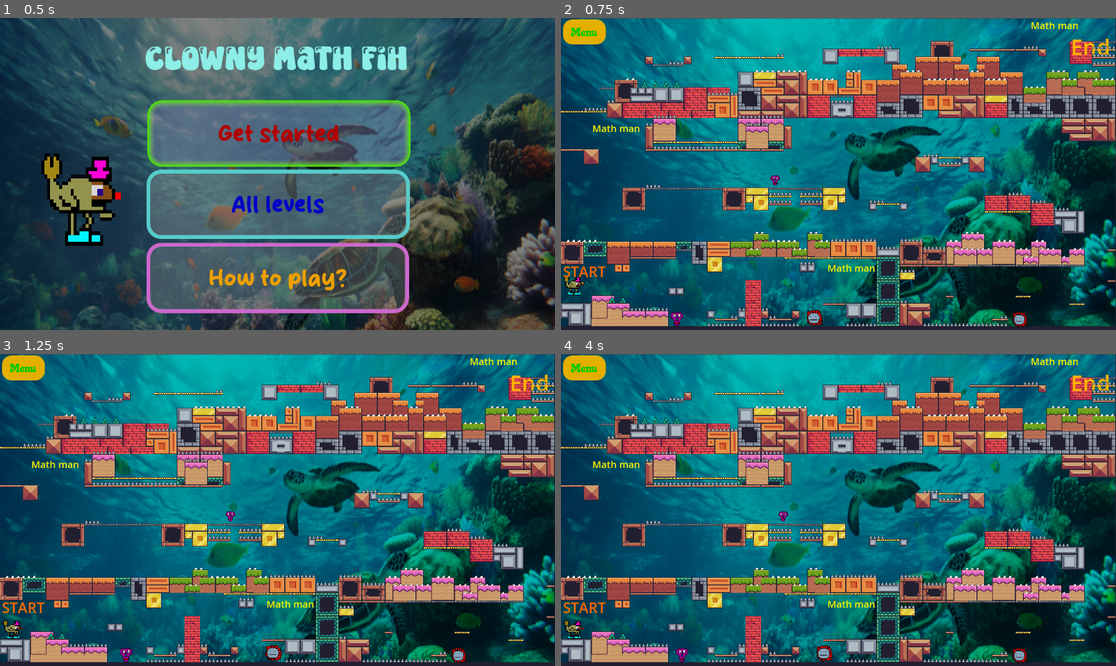
Above: before the commit, frames 1-4 (two rows, left to right).
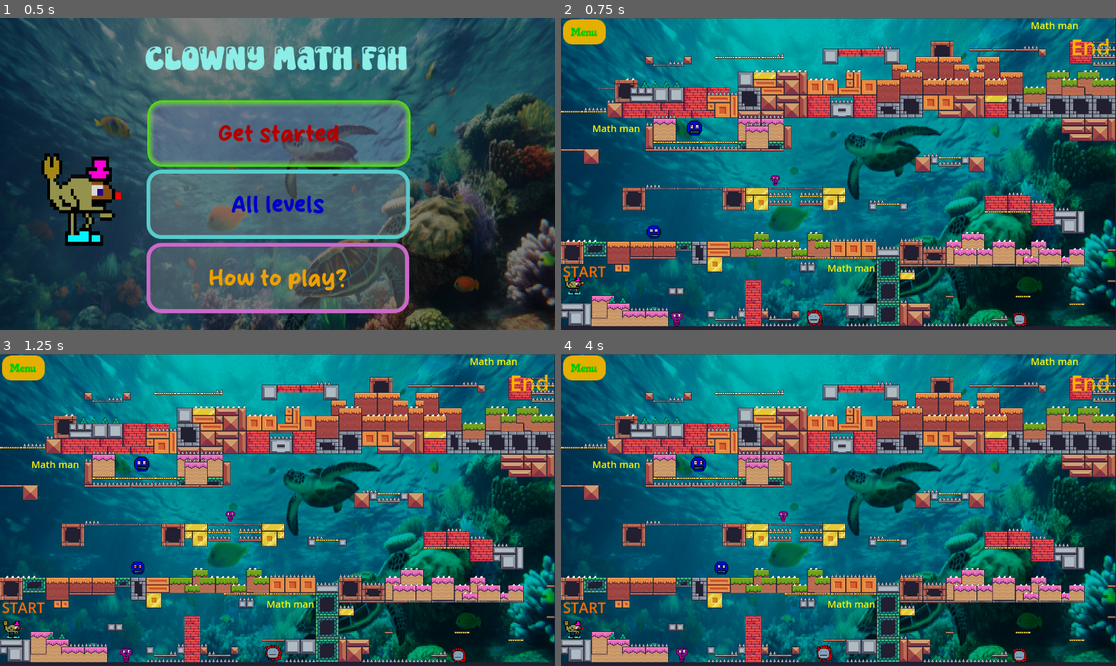
Above: after the commit, the same moments.

Repository: Miguella297/clowny-math-fih
Game: Godot game, scene res://Main menu.tscn
Same seed, same stepped clock (60 frames per second), same inputs: the game is played once before the commit and once after it.
Inputs:
- Up to frame 1 (0.5 s): no input
- Up to frame 2 (0.75 s): click "Get started" at 0.5 s
- Up to frame 3 (1.25 s): no input
- Up to frame 4 (4 s): click "Menu" at 1.25 s; click "YEA MAN" at 2 s; click "All levels" at 2.75 s; click "Math level 1: Dial Drunk- Noa…" at 3.5 s

Frame 1 is identical in both runs. In frame 2, 0.2% of the frame differs, in the area x 15-26%, y 32-71%; in frame 3, 0.2%; in frame 4, 0.2%, in the area x 23-31%, y 32-71%.

Commit message:
enemy finishing touches

Diff:
--- /dev/null
+++ b/area_2d_8.gd
@@ -0,0 +1,17 @@
+extends Area2D
+
+# Path to the new scene you want to load
+@export var target_scene_path: String = "res://deathscene1.1.tscn"
+
+func _ready():
+	# Connect the signal (if not already connected in the editor)
+	connect("body_entered", _on_body_entered)
+
+func _on_body_entered(body):
+	# Check if the body is in your player (assuming its a Kinematicbody2D or a Characterbody2D)
+
+	if body.is_in_group("Player"):
+		call_deferred("_fix")
+
+func _fix():
+	get_tree().change_scene_to_file(target_scene_path)
--- a/enemy1.tscn
+++ b/enemy1.tscn
@@ -6,6 +6,8 @@
 [ext_resource type="Texture2D" uid="uid://c0c773sw1w1cu" path="res://doom flower.png" id="3_pa8dn"]
 [ext_resource type="Script" uid="uid://djfur1g2rpy5q" path="res://area_2d_6.gd" id="5_jsi8p"]
 [ext_resource type="Script" uid="uid://b3a2nxbcwk5qg" path="res://area_2d_7.gd" id="6_ewymi"]
+[ext_resource type="Texture2D" uid="uid://cig0dheo80rfo" path="res://googly eyes.png" id="7_5o1f5"]
+[ext_resource type="Script" uid="uid://2jpxra3n6quf" path="res://area_2d_8.gd" id="8_mi564"]
 
 [sub_resource type="AtlasTexture" id="AtlasTexture_g51g3"]
 atlas = ExtResource("1_45pq5")
@@ -207,6 +209,145 @@
 [sub_resource type="CapsuleShape2D" id="CapsuleShape2D_5o1f5"]
 radius = 15.36
 height = 32.0001
+
+[sub_resource type="AtlasTexture" id="AtlasTexture_mi564"]
+atlas = ExtResource("7_5o1f5")
+region = Rect2(0, 0, 32, 32)
+
+[sub_resource type="AtlasTexture" id="AtlasTexture_tnyew"]
+atlas = ExtResource("7_5o1f5")
+region = Rect2(32, 0, 32, 32)
+
+[sub_resource type="AtlasTexture" id="AtlasTexture_u1fve"]
+atlas = ExtResource("7_5o1f5")
+region = Rect2(0, 32, 32, 32)
+
+[sub_resource type="SpriteFrames" id="SpriteFrames_ya3f7"]
+animations = [{
+"frames": [{
+"duration": 1.0,
+"texture": SubResource("AtlasTexture_mi564")
+}, {
+"duration": 1.0,
+"texture": SubResource("AtlasTexture_tnyew")
+}, {
+"duration": 1.0,
+"texture": SubResource("AtlasTexture_u1fve")
+}],
+"loop": true,
+"name": &"default",
+"speed": 8.0
+}]
+
+[sub_resource type="CircleShape2D" id="CircleShape2D_5o1f5"]
+radius = 12.3182
+
+[sub_resource type="Animation" id="Animation_tnyew"]
+resource_name = "head"
+loop_mode = 1
+tracks/0/type = "value"
+tracks/0/imported = false
+tracks/0/enabled = true
+tracks/0/path = NodePath("../..:position")
+tracks/0/interp = 1
+tracks/0/loop_wrap = true
+tracks/0/keys = {
+"times": PackedFloat32Array(0, 0.5, 1),
+"transitions": PackedFloat32Array(1, 1, 1),
+"update": 0,
+"values": [Vector2(-191, -256), Vector2(210, -256), Vector2(-191, -256)]
+}
+
+[sub_resource type="Animation" id="Animation_u1fve"]
+length = 0.001
+tracks/0/type = "value"
+tracks/0/imported = false
+tracks/0/enabled = true
+tracks/0/path = NodePath("../..:position")
+tracks/0/interp = 1
+tracks/0/loop_wrap = true
+tracks/0/keys = {
+"times": PackedFloat32Array(0),
+"transitions": PackedFloat32Array(1),
+"update": 0,
+"values": [Vector2(-191, -256)]
+}
+
+[sub_resource type="AnimationLibrary" id="AnimationLibrary_ya3f7"]
+_data = {
+&"RESET": SubResource("Animation_u1fve"),
+&"head": SubResource("Animation_tnyew")
+}
+
+[sub_resource type="AtlasTexture" id="AtlasTexture_ya3f7"]
+atlas = ExtResource("7_5o1f5")
+region = Rect2(0, 0, 32, 32)
+
+[sub_resource type="AtlasTexture" id="AtlasTexture_gkv6h"]
+atlas = ExtResource("7_5o1f5")
+region = Rect2(32, 0, 32, 32)
+
+[sub_resource type="AtlasTexture" id="AtlasTexture_0mdy6"]
+atlas = ExtResource("7_5o1f5")
+region = Rect2(0, 32, 32, 32)
+
+[sub_resource type="SpriteFrames" id="SpriteFrames_n3e72"]
+animations = [{
+"frames": [{
+"duration": 1.0,
+"texture": SubResource("AtlasTexture_ya3f7")
+}, {
+"duration": 1.0,
+"texture": SubResource("AtlasTexture_gkv6h")
+}, {
+"duration": 1.0,
+"texture": SubResource("AtlasTexture_0mdy6")
+}],
+"loop": true,
+"name": &"default",
+"speed": 5.0
+}]
+
+[sub_resource type="CircleShape2D" id="CircleShape2D_mi564"]
+radius = 11.4329
+
+[sub_resource type="Animation" id="Animation_ya3f7"]
+resource_name = "blueby"
+length = 4.0
+loop_mode = 1
+tracks/0/type = "value"
+tracks/0/imported = false
+tracks/0/enabled = true
+tracks/0/path = NodePath("../..:position")
+tracks/0/interp = 1
+tracks/0/loop_wrap = true
+tracks/0/keys = {
+"times": PackedFloat32Array(0, 2.03333, 4),
+"transitions": PackedFloat32Array(1, 1, 1),
+"update": 0,
+"values": [Vector2(55, -564), Vector2(156, -564), Vector2(55, -564)]
+}
+
+[sub_resource type="Animation" id="Animation_gkv6h"]
+length = 0.001
+tracks/0/type = "value"
+tracks/0/imported = false
+tracks/0/enabled = true
+tracks/0/path = NodePath("../..:position")
+tracks/0/interp = 1
+tracks/0/loop_wrap = true
+tracks/0/keys = {
+"times": PackedFloat32Array(0),
+"transitions": PackedFloat32Array(1),
+"update": 0,
+"values": [Vector2(55, -564)]
+}
+
+[sub_resource type="AnimationLibrary" id="AnimationLibrary_0mdy6"]
+_data = {
+&"RESET": SubResource("Animation_gkv6h"),
+&"blueby": SubResource("Animation_ya3f7")
+}
 
 [node name="Node2D" type="Node2D"]
 
@@ -301,3 +442,54 @@
 
 [node name="Marker2D3" type="Marker2D" parent="."]
 position = Vector2(1290, 1)
+
+[node name="AnimatedSprite2D5" type="AnimatedSprite2D" parent="."]
+texture_filter = 1
+position = Vector2(-191, -256)
+scale = Vector2(2.03125, 1.96875)
+sprite_frames = SubResource("SpriteFrames_ya3f7")
+autoplay = "default"
+frame = 1
+frame_progress = 0.157204
+
+[node name="Area2D8" type="Area2D" parent="AnimatedSprite2D5"]
+script = ExtResource("8_mi564")
+
+[node name="CollisionShape2D" type="CollisionShape2D" parent="AnimatedSprite2D5/Area2D8"]
+position = Vector2(-0.492308, -1.01587)
+shape = SubResource("CircleShape2D_5o1f5")
+
+[node name="AnimationPlayer5" type="AnimationPlayer" parent="."]
+root_node = NodePath("../AnimatedSprite2D5/Area2D8/CollisionShape2D")
+libraries = {
+&"": SubResource("AnimationLibrary_ya3f7")
+}
+autoplay = "head"
+
+[node name="Marker2D4" type="Marker2D" parent="."]
+position = Vector2(210, -256)
+
+[node name="AnimatedSprite2D6" type="AnimatedSprite2D" parent="."]
+texture_filter = 1
+position = Vector2(55, -564)
+scale = Vector2(2.28125, 2.21875)
+sprite_frames = SubResource("SpriteFrames_n3e72")
+autoplay = "default"
+frame = 1
+frame_progress = 0.786162
+
+[node name="Area2D" type="Area2D" parent="AnimatedSprite2D6"]
+
+[node name="CollisionShape2D" type="CollisionShape2D" parent="AnimatedSprite2D6/Area2D"]
+position = Vector2(-0.876717, -0.450705)
+shape = SubResource("CircleShape2D_mi564")
+
+[node name="AnimationPlayer6" type="AnimationPlayer" parent="."]
+root_node = NodePath("../AnimatedSprite2D6/Area2D/CollisionShape2D")
+libraries = {
+&"": SubResource("AnimationLibrary_0mdy6")
+}
+autoplay = "blueby"
+
+[node name="Marker2D5" type="Marker2D" parent="."]
+position = Vector2(156, -564)
Not shown, added: area_2d_8.gd.uid
Not shown: 1 places in enemy1.tscn that only renumber resources
Binary file added: googly eyes.png
Not shown, added: googly eyes.png.import
